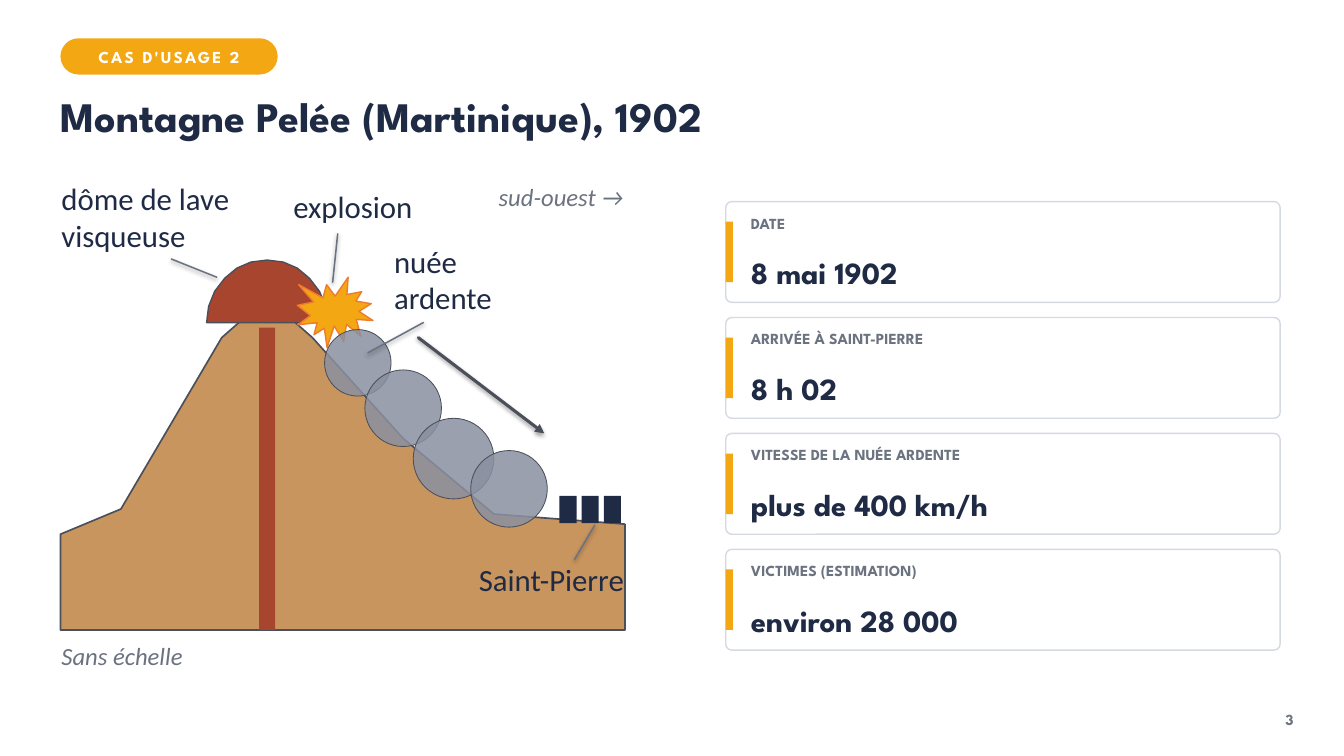
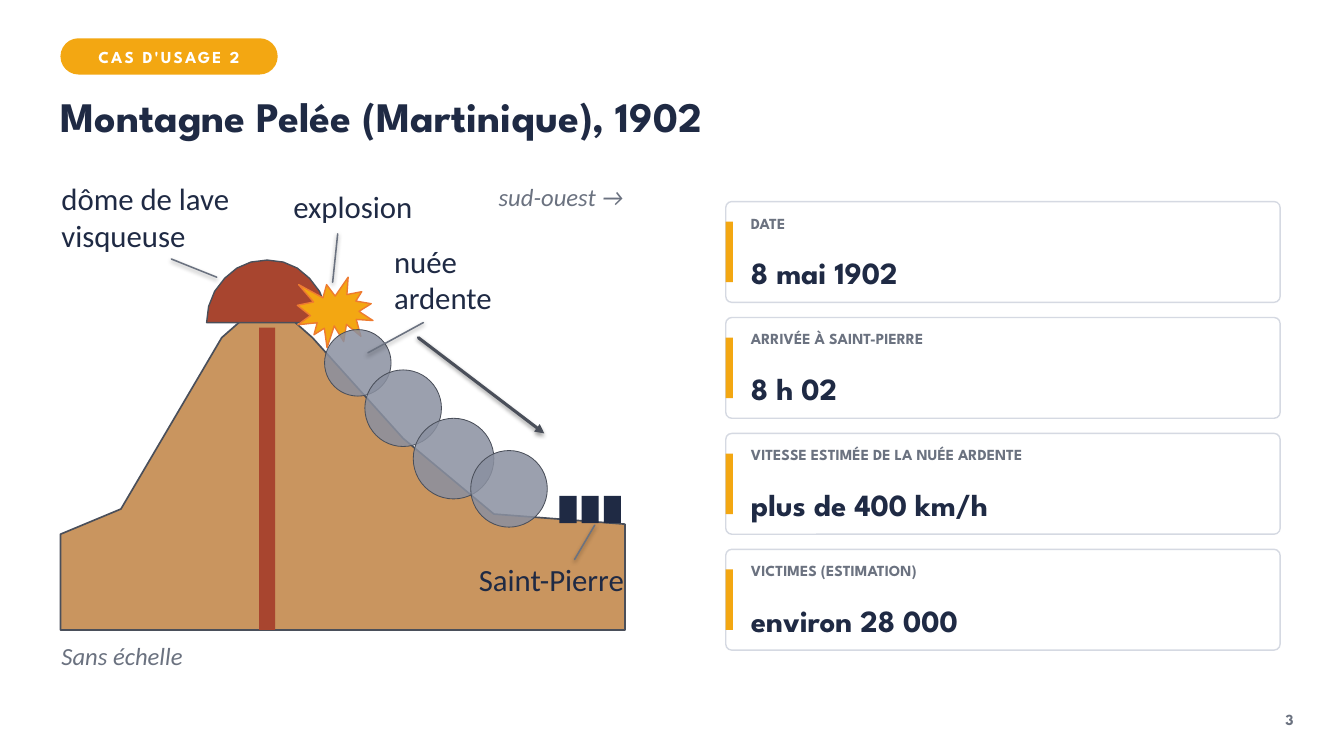
Before and after one commit to VinceIXIV/SVT-cour, a slide deck: slide 3 of cours/4e/S03-les-volcans-deux-types-d-eruptions/4e-S03-diaporama.pptx. Drawn at 1344x756 pixels with LibreOffice and Linux fonts; fonts in the diff are those of the drawing. Boxes give left, top, right and bottom in pixels: in the first picture for what was removed or moved away, otherwise in the second. Text is boxed around its words. In the diff, an @@ line names an element or a change of style, - is before the commit and + after.

```diff
--- a/cours/4e/S03-les-volcans-deux-types-d-eruptions/4e-S03-diaporama.pptx
+++ b/cours/4e/S03-les-volcans-deux-types-d-eruptions/4e-S03-diaporama.pptx
@@ text at (751, 446, 1022, 460): text changed @@
-VITESSE DE LA NUÉE ARDENTE
+VITESSE ESTIMÉE DE LA NUÉE ARDENTE
```
Also in this commit, not shown: 8 other files.
